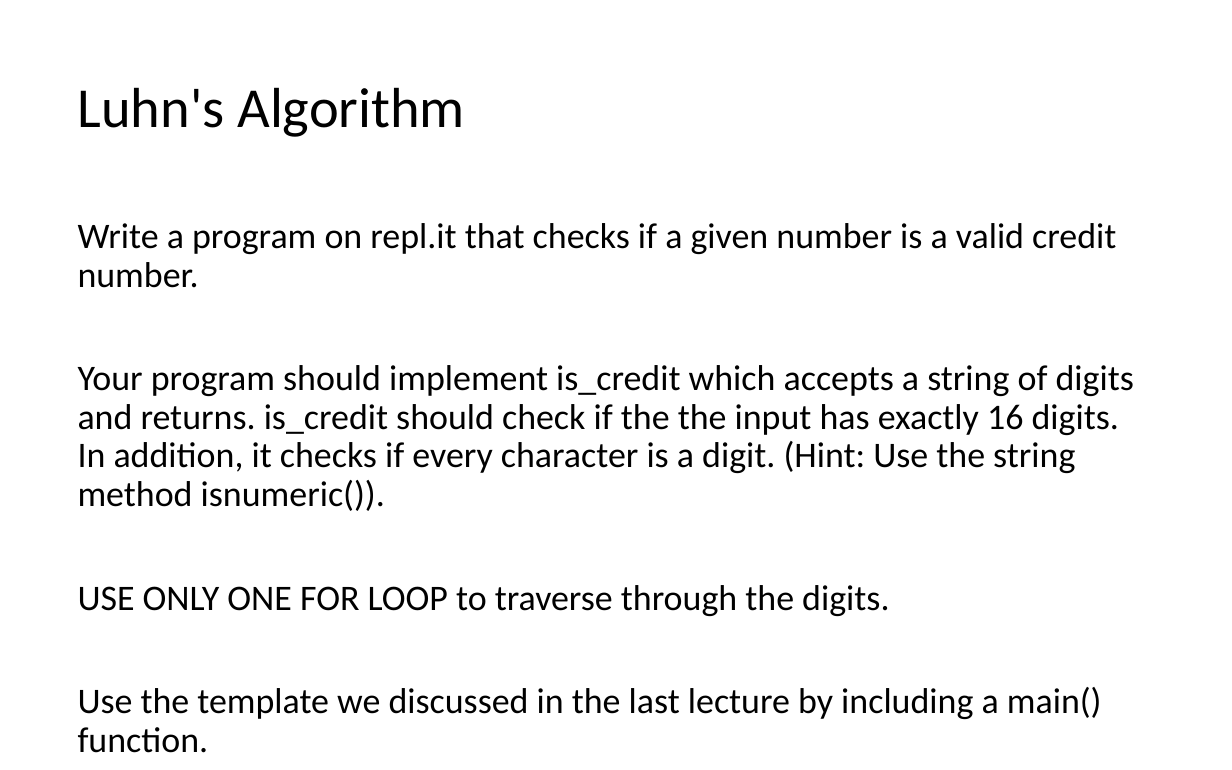
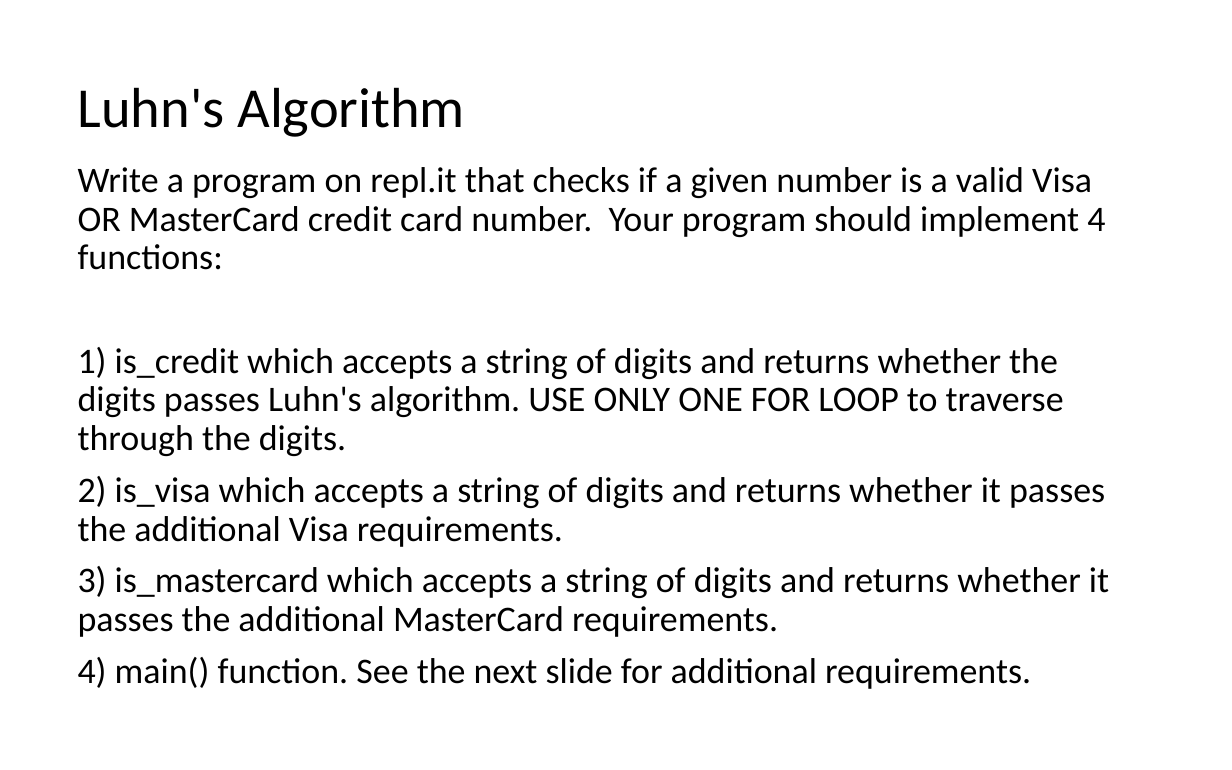
Before and after one commit to LongBaoNguyen/longbaonguyen.github.io, a slide deck: slide 9 of courses/apcsp/lect8a.pptx (slide 8 before the commit). Drawn at 1232x770 pixels with LibreOffice and Linux fonts; fonts in the diff are those of the drawing. Boxes give left, top, right and bottom in pixels: in the first picture for what was removed or moved away, otherwise in the second. Text is boxed around its words. In the diff, an @@ line names an element or a change of style, - is before the commit and + after.

```diff
--- a/courses/apcsp/lect8a.pptx
+++ b/courses/apcsp/lect8a.pptx
@@ text at (78,167,1109,689): text changed @@
-Write a program on repl.it that checks if a given number is a valid credit number.
-Your program should implement is_credit which accepts a string of digits and returns. is_credit should check if the the input has exactly 16 digits. In addition, it checks if every character is a digit. (Hint: Use the string method isnumeric()).
-USE ONLY ONE FOR LOOP to traverse through the digits.
-Use the template we discussed in the last lecture by including a main() function.
+Write a program on repl.it that checks if a given number is a valid Visa OR MasterCard credit card number. Your program should implement 4 functions:
+1) is_credit which accepts a string of digits and returns whether the digits passes Luhn's algorithm. USE ONLY ONE FOR LOOP to traverse through the digits.
+2) is_visa which accepts a string of digits and returns whether it passes the additional Visa requirements.
+3) is_mastercard which accepts a string of digits and returns whether it passes the additional MasterCard requirements.
+4) main() function. See the next slide for additional requirements.
```
Also in this commit, not shown: 4 slides added, 6 other files.
